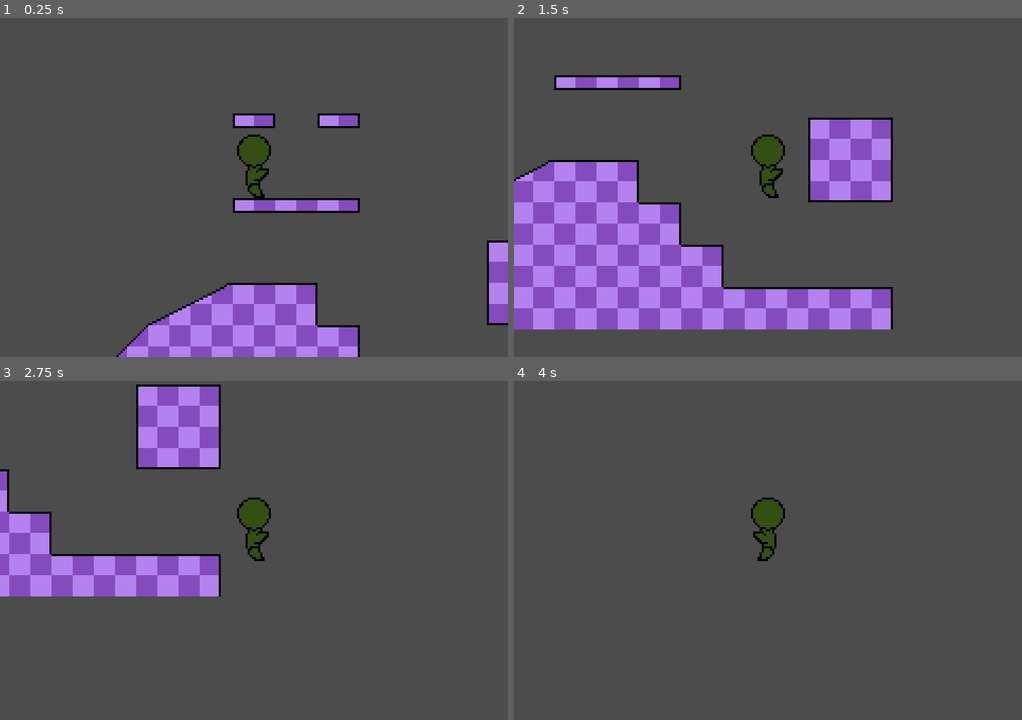
Above: before the commit, frames 1-4 (two rows, left to right).
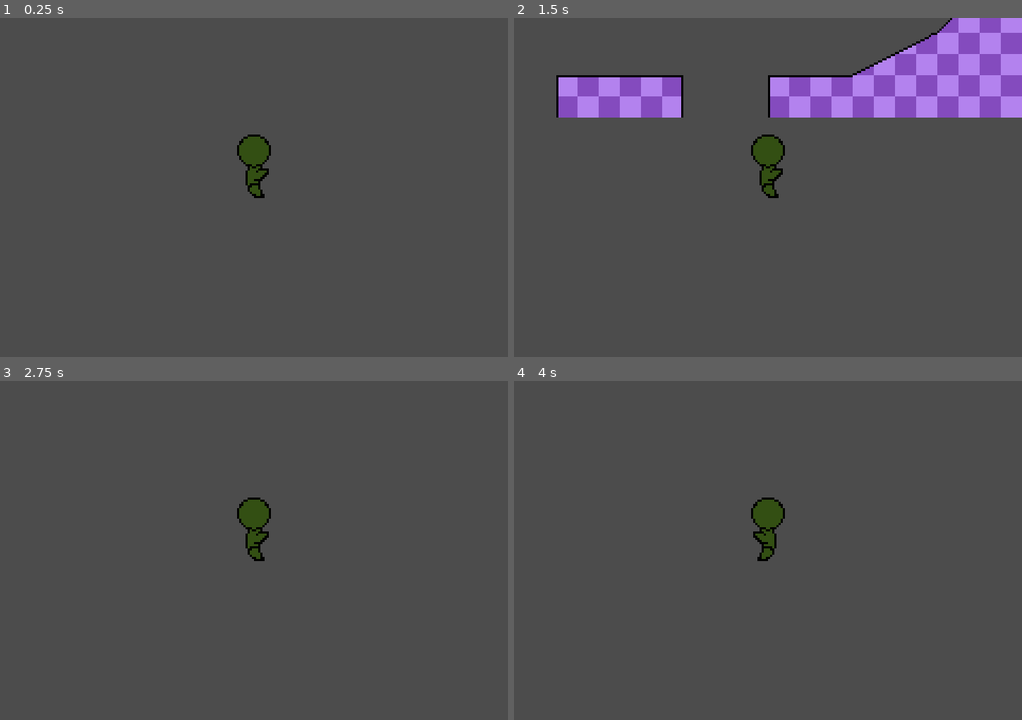
Above: after the commit, the same moments.

Repository: kurantoB/KinematicallyReinterpretedImplementationNeedingGodotEngine
Game: Godot game, scene res://Scenes/SandboxScene.tscn
Same seed, same stepped clock (60 frames per second), same inputs: the game is played once before the commit and once after it.
Inputs:
- Up to frame 1 (0.25 s): no input
- Up to frame 2 (1.5 s): tap Enter (gba_start) at 0.5 s; hold Right (ui_right) 0.53-1.28 s; tap Z (gba_a) at 0.6 s; hold Down (ui_down) from 1.28 s (still down); tap X (gba_b) at 1.35 s
- Up to frame 3 (2.75 s): tap Enter (gba_start) at 2 s; release Down (ui_down) at 2.03 s; hold Right (ui_right) from 2.03 s (still down); tap Backspace (gba_select) at 2.1 s
- Up to frame 4 (4 s): release Right (ui_right) at 2.78 s; hold Up (ui_up) 2.78-3.53 s; tap Enter (gba_start) at 2.85 s; hold Left (ui_left) from 3.53 s (still down); tap Z (gba_a) at 3.6 s

The runs differ from the first frame. In frame 1, 10% of the frame differs, in the area x 22-100%, y 28-100%; in frame 2, 38%, in the area x 0-100%, y 0-92%; in frame 3, 11%; in frame 4, nothing differs.

Commit message:
factory settings

Diff:
--- a/Scenes/SandboxScene.tscn
+++ b/Scenes/SandboxScene.tscn
@@ -15,7 +15,7 @@
 tile_data = PoolIntArray( -458740, 22, 0, -458738, 22, 0, -327668, 19, 0, -327667, 20, 0, -327666, 21, 0, -262126, 0, 0 …(498 unchanged characters)…
 
 [node name="Player" parent="." instance=ExtResource( 6 )]
-position = Vector2( 250, -120 )
+position = Vector2( 10, -150 )
 
 [node name="Camera2D" type="Camera2D" parent="Player"]
 offset = Vector2( 0, -15 )
--- a/Scripts/Constants.gd
+++ b/Scripts/Constants.gd
@@ -55,6 +55,7 @@
 	],
 }
 
+# default conditions
 const UNIT_TYPE_CONDITIONS = {
 	UnitType.PLAYER: {
 		UnitCondition.CURRENT_ACTION: UnitCurrentAction.IDLE,
